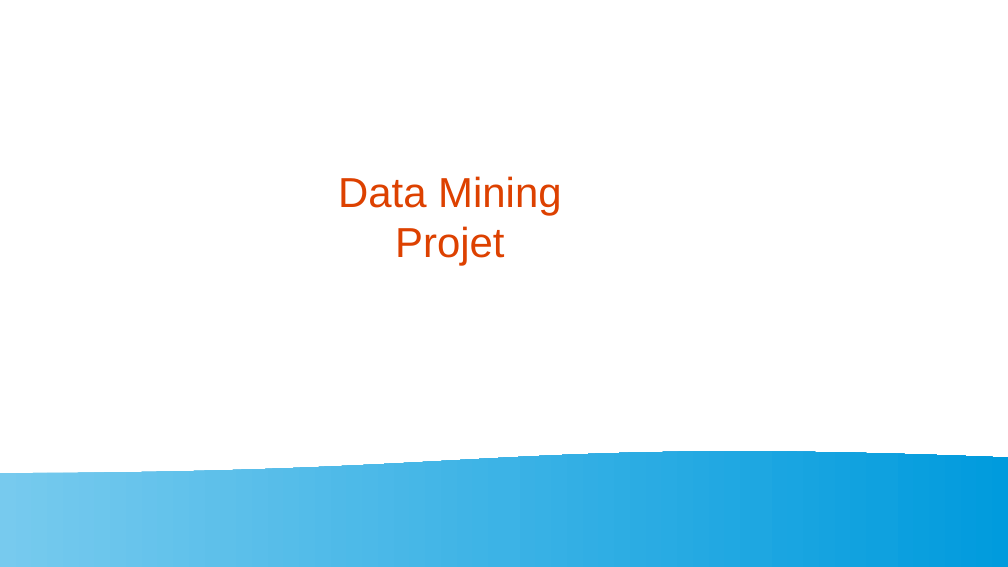
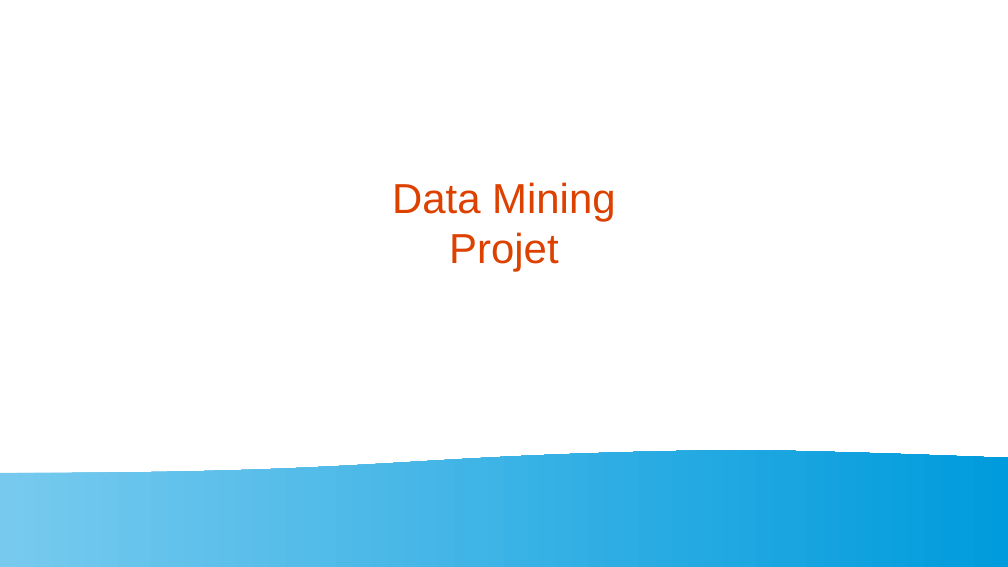
Before and after one commit to rogueH/DataMining_ProjetFinal, a slide deck: slide 1 of Présentation final.odp. Drawn at 1008x567 pixels with LibreOffice and Linux fonts; fonts in the diff are those of the drawing. Boxes give left, top, right and bottom in pixels: in the first picture for what was removed or moved away, otherwise in the second. Text is boxed around its words. In the diff, an @@ line names an element or a change of style, - is before the commit and + after.

```diff
--- a/Présentation final.odp
+++ b/Présentation final.odp
@@ title "Data Mining Projet": place and size @@
-title "Data Mining Projet" at [338, 176, 561, 266]
+title "Data Mining Projet" at [392, 182, 615, 272]
```
Also in this commit, not shown: 7 other slides changed, 3 slides added.
